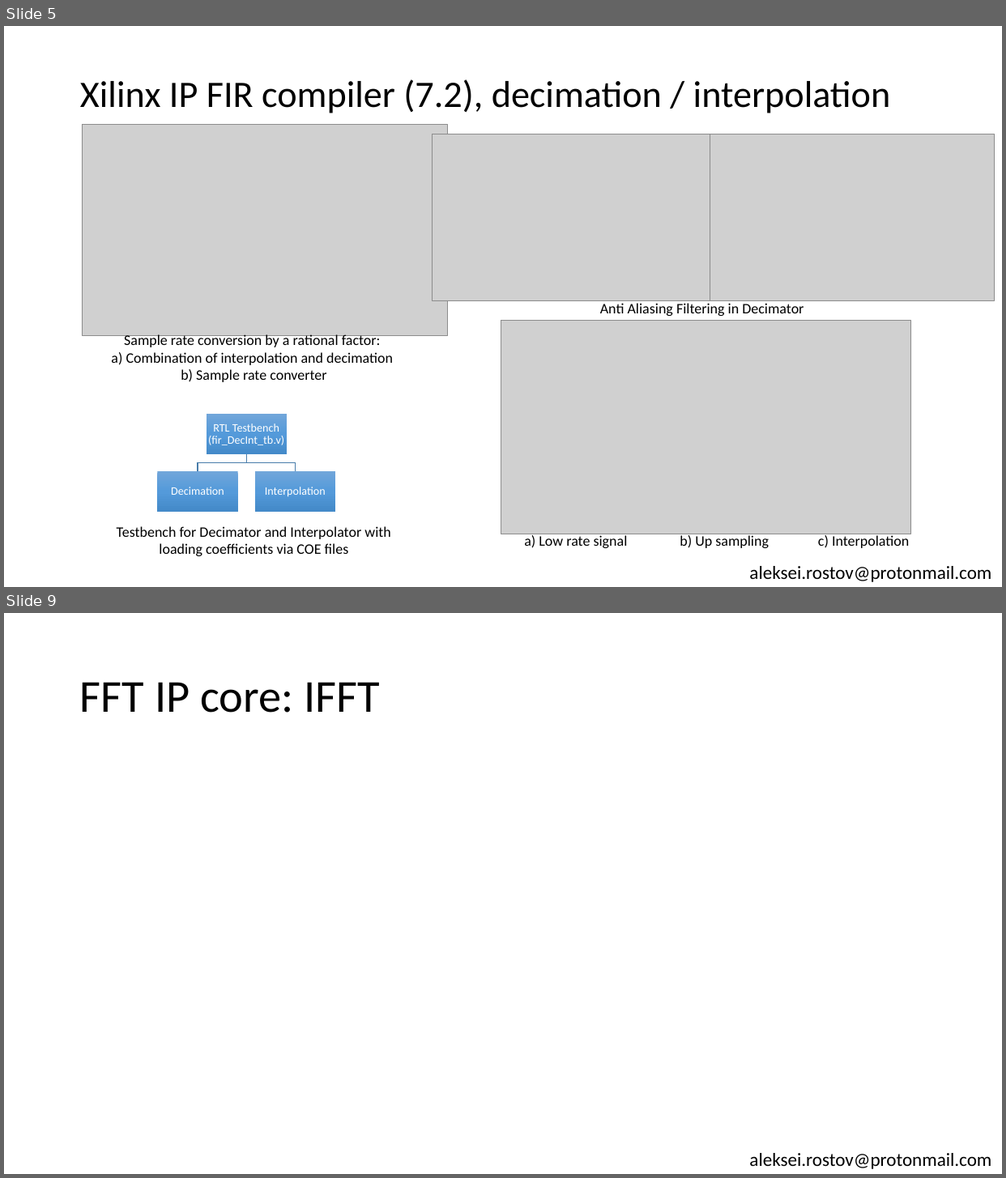
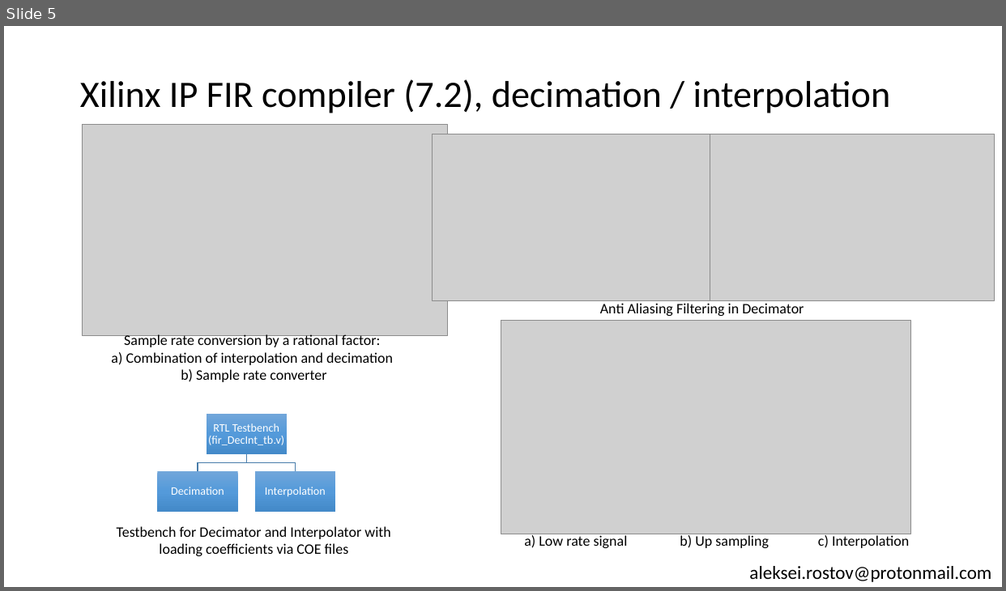
Before and after one commit to farbius/dsp_xilinx_ip, a slide deck: presentation/Xilinx IP cores for Digital Signal Processing.pptx. Shown one above the other, each under a label of ours: slides 5 and 9 before the commit, slide 5 after it; the slides between them are not shown. The pictures are 1006x1178 and 1006x591 pixels, drawn with LibreOffice and Linux fonts; fonts in the diff are those of the drawing; grey boxes stand for pictures. Boxes give left, top, right and bottom in pixels: in the first picture for what was removed or moved away, otherwise in the second. Text is boxed around its words. In the diff, an @@ line names an element or a change of style, - is before the commit and + after.

```diff
--- a/presentation/Xilinx IP cores for Digital Signal Processing.pptx
+++ b/presentation/Xilinx IP cores for Digital Signal Processing.pptx
@@ slide 9 removed at [4,613,1002,1174], background #FFFFFF @@
@@ title removed at [80,682,380,713] @@
-FFT IP core: IFFT
@@ text removed at [749,1153,991,1169] @@
-aleksei.rostov@protonmail.com
```
Also in this commit, not shown: 3 slides changed, 13 other files.
